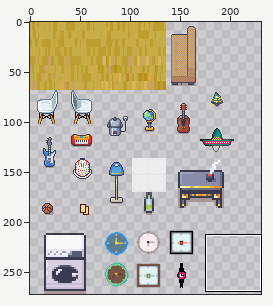
A sprite sheet gets an edit: tileset_hs18.png. The picture above shows the old version from afar; the outline marks the close-up.
Close-up. Old version:
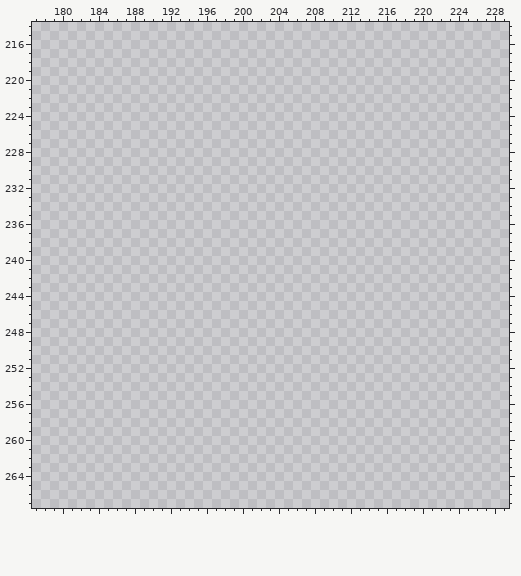
The file is 272x272 pixels. Pixels under 10% opacity are left out. Colours within 5 levels of each other are drawn and written as one. Shown: x 177..229, y 214..267. The wide view leaves out empty margins.
After the commit:
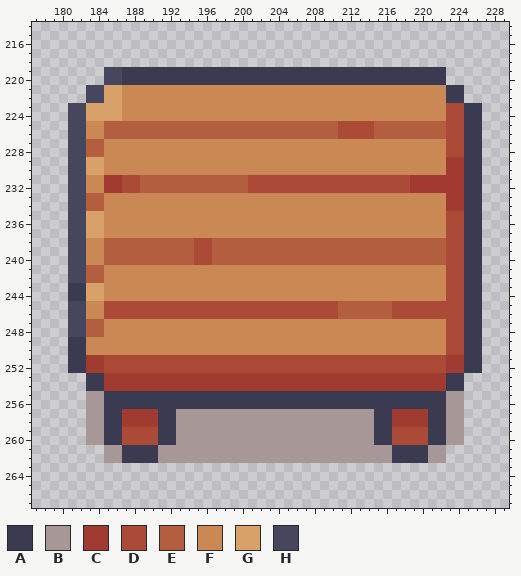
Palette (. is transparent): A #3a3a50  B #a79796  C #a13a30  D #ab4a36  E #b35e3f  F #ca8854  G #d9a16a  H #46465e
Diff:
y 219..220: x 185..222 ...................................... -> HHAAAAAAAAAAAAAAAAAAAAAAAAAAAAAAAAAAAA
y 221..222: x 183..224 .......................................... -> HHGGFFFFFFFFFFFFFFFFFFFFFFFFFFFFFFFFFFFFAA
y 223..224: x 181..226 .............................................. -> HHGGGGFFFFFFFFFFFFFFFFFFFFFFFFFFFFFFFFFFFFDDAA
y 225..226: x 181..226 .............................................. -> HHFFEEEEEEEEEEEEEEEEEEEEEEEEEEDDDDEEEEEEEEDDAA
y 227..228: x 181..226 .............................................. -> HHEEFFFFFFFFFFFFFFFFFFFFFFFFFFFFFFFFFFFFFFDDAA
y 229..230: x 181..226 .............................................. -> HHGGFFFFFFFFFFFFFFFFFFFFFFFFFFFFFFFFFFFFFFCCAA
y 231..232: x 181..226 .............................................. -> HHFFCCDDEEEEEEEEEEEEDDDDDDDDDDDDDDDDDDCCCCCCAA
y 233..234: x 181..226 .............................................. -> HHEEFFFFFFFFFFFFFFFFFFFFFFFFFFFFFFFFFFFFFFCCAA
y 235..237: x 181..226 .............................................. -> HHGGFFFFFFFFFFFFFFFFFFFFFFFFFFFFFFFFFFFFFFDDAA
y 238..240: x 181..226 .............................................. -> HHFFEEEEEEEEEEDDEEEEEEEEEEEEEEEEEEEEEEEEEEDDAA
y 241..242: x 181..226 .............................................. -> HHEEFFFFFFFFFFFFFFFFFFFFFFFFFFFFFFFFFFFFFFDDAA
y 243..244: x 181..226 .............................................. -> AAGGFFFFFFFFFFFFFFFFFFFFFFFFFFFFFFFFFFFFFFDDAA
y 245..246: x 181..226 .............................................. -> HHFFDDDDDDDDDDDDDDDDDDDDDDDDDDEEEEEEDDDDDDDDAA
y 247..248: x 181..226 .............................................. -> HHEEFFFFFFFFFFFFFFFFFFFFFFFFFFFFFFFFFFFFFFDDAA
y 249..250: x 181..226 .............................................. -> AAFFFFFFFFFFFFFFFFFFFFFFFFFFFFFFFFFFFFFFFFDDAA
y 251..252: x 181..226 .............................................. -> AACCDDDDDDDDDDDDDDDDDDDDDDDDDDDDDDDDDDDDDDCCAA
y 253..254: x 183..224 .......................................... -> AACCCCCCCCCCCCCCCCCCCCCCCCCCCCCCCCCCCCCCAA
y 255..256: x 183..224 .......................................... -> BBAAAAAAAAAAAAAAAAAAAAAAAAAAAAAAAAAAAAAABB
y 257..258: x 183..224 .......................................... -> BBAACCCCAABBBBBBBBBBBBBBBBBBBBBBAACCCCAABB
y 259..260: x 183..224 .......................................... -> BBAADDDDAABBBBBBBBBBBBBBBBBBBBBBAADDDDAABB
y 261..262: x 185..222 ...................................... -> BBAAAABBBBBBBBBBBBBBBBBBBBBBBBBBAAAABB
Changed places in both close-ups, as pixel boxes (x1, y1, x2, y2):
added: (68, 67, 482, 463)
